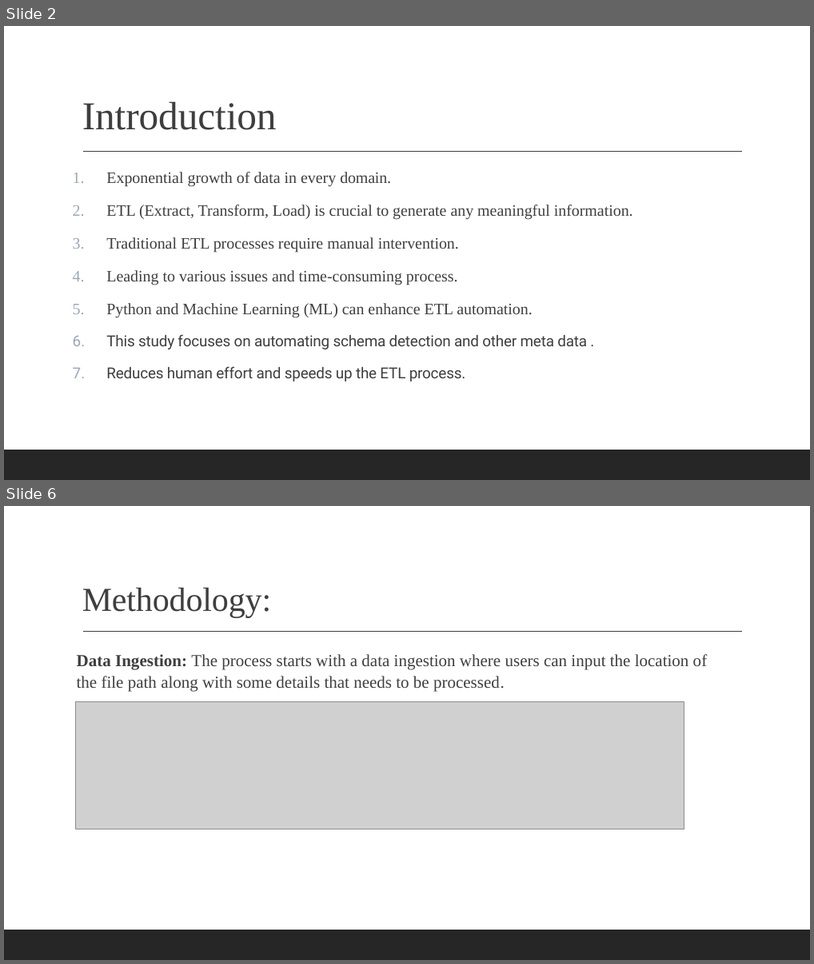
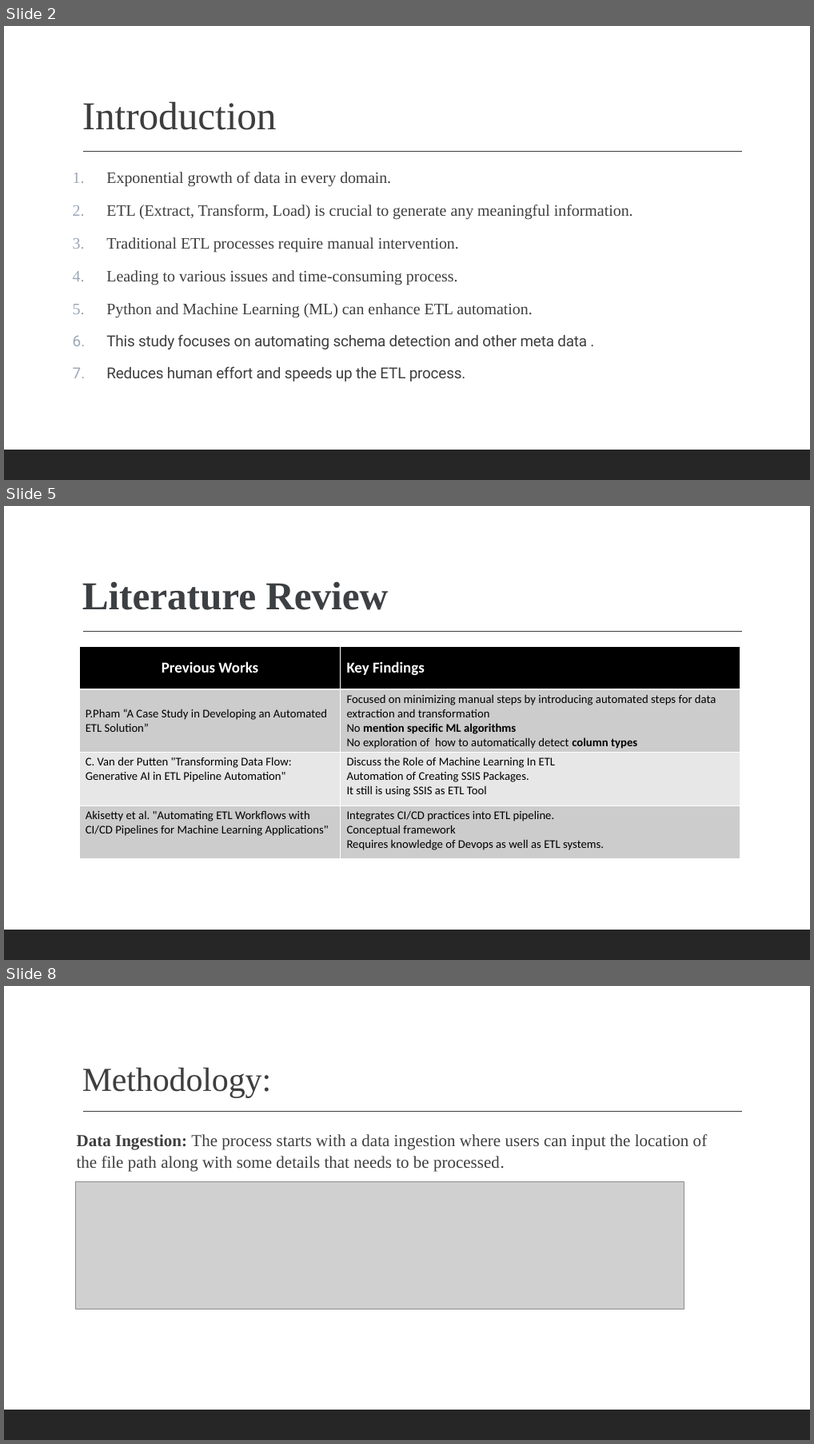
Before and after one commit to MeePks/ETL-AI-Schema-Detection, a slide deck: Documentation/ETLautomationPresentation.pptx. Shown one above the other, each under a label of ours: slides 2 and 6 before the commit, slides 2, 5 and 8 after it; the slides between them are not shown. The pictures are 814x964 and 814x1444 pixels, drawn with LibreOffice and Linux fonts; fonts in the diff are those of the drawing; grey boxes stand for pictures. Boxes give left, top, right and bottom in pixels: in the first picture for what was removed or moved away, otherwise in the second. Text is boxed around its words. In the diff, an @@ line names an element or a change of style, - is before the commit and + after.

```diff
--- a/Documentation/ETLautomationPresentation.pptx
+++ b/Documentation/ETLautomationPresentation.pptx
@@ slide 5 added at box(4, 506, 810, 960), background #FFFFFF; not listed: 2 template elements that a slide beside it also shows @@
@@ title added at box(82, 581, 388, 610), 47 pt, text #3C4043, bold @@
+Literature Review
@@ table added at box(80, 646, 741, 859), 4 rows, 2 columns @@
+Previous Works | Key Findings
+P.Pham “A Case Study in Developing an Automated ETL Solution” | Focused on minimizing manual steps by introducing automated steps for data extraction and transformation / No mention specific ML algorithms / No exploration of how to automatically detect column types
+C. Van der Putten "Transforming Data Flow: Generative AI in ETL Pipeline Automation" | Discuss the Role of Machine Learning In ETL / Automation of Creating SSIS Packages. / It still is using SSIS as ETL Tool
+Akisetty et al. "Automating ETL Workflows with CI/CD Pipelines for Machine Learning Applications" | Integrates CI/CD practices into ETL pipeline. / Conceptual framework / Requires knowledge of Devops as well as ETL systems.
@@ what was slide 6 is now slide 8 @@
```
Also in this commit, not shown: 3 slides changed, 4 other slides added, 1 slide removed, 1 other file.
